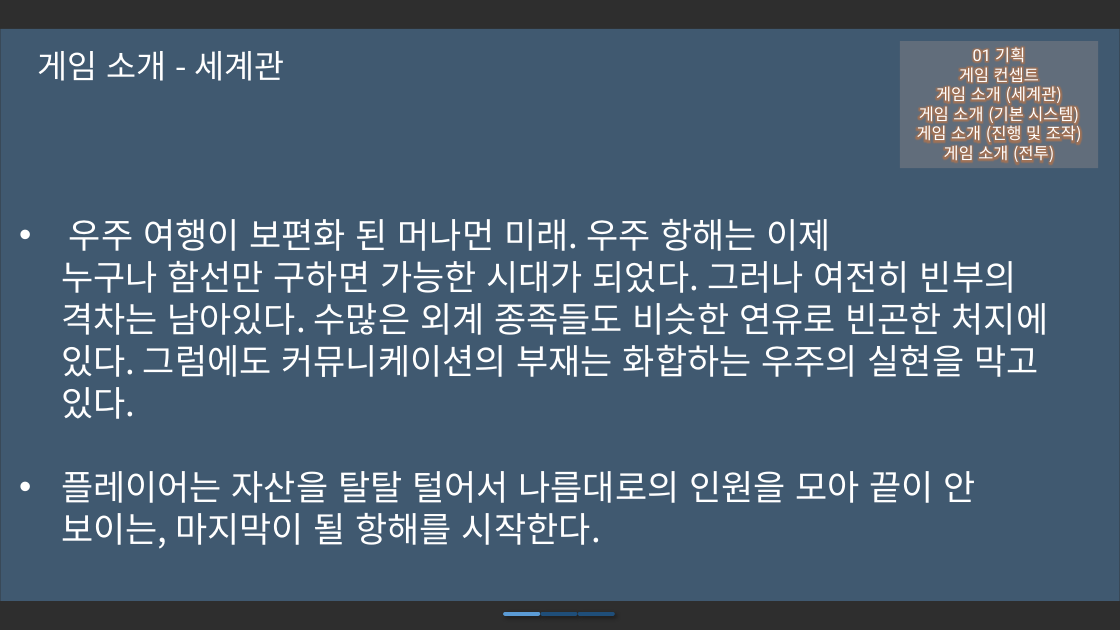
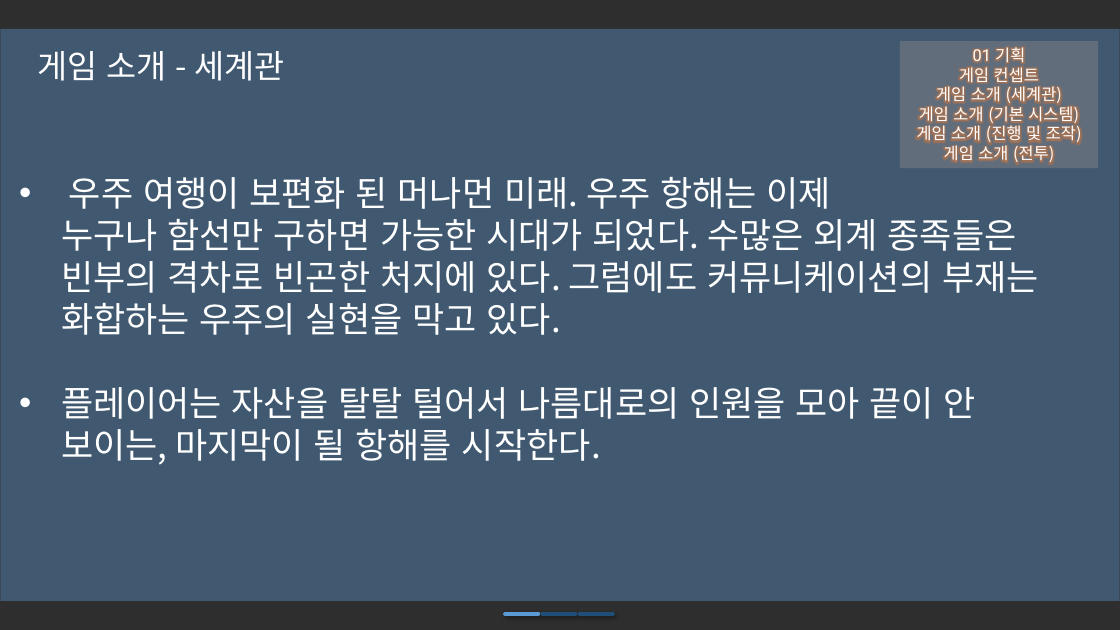
Before and after one commit to iconstudio/2017-Platformer, a slide deck: slide 6 of slides/Cosmos_20171105.pptx. Drawn at 1120x630 pixels with LibreOffice and Linux fonts; fonts in the diff are those of the drawing; background and template pictures are left out; a plain dark background stands for a picture behind light text. Boxes give left, top, right and bottom in pixels: in the first picture for what was removed or moved away, otherwise in the second. Text is boxed around its words. In the diff, an @@ line names an element or a change of style, - is before the commit and + after.

```diff
--- a/slides/Cosmos_20171105.pptx
+++ b/slides/Cosmos_20171105.pptx
@@ text at box(61, 177, 1039, 335): text changed @@
-• 우주 여행이 보편화 된 머나먼 미래. 우주 항해는 이제
-  누구나 함선만 구하면 가능한 시대가 되었다. 그러나 여전히 빈부의 격차는 남아있다. 수많은 외계 종족들도 비슷한 연유로 빈곤한 처지에 있다. 그럼에도 커뮤니케이션의 부재는 화합하는 우주의 실현을 막고 있다.
+• 우주 여행이 보편화 된 머나먼 미래. 우주 항해는 이제
+  누구나 함선만 구하면 가능한 시대가 되었다. 수많은 외계 종족들은 빈부의 격차로 빈곤한 처지에 있다. 그럼에도 커뮤니케이션의 부재는 화합하는 우주의 실현을 막고 있다.
```
Also in this commit, not shown: 9 other slides changed, 4 other files.
